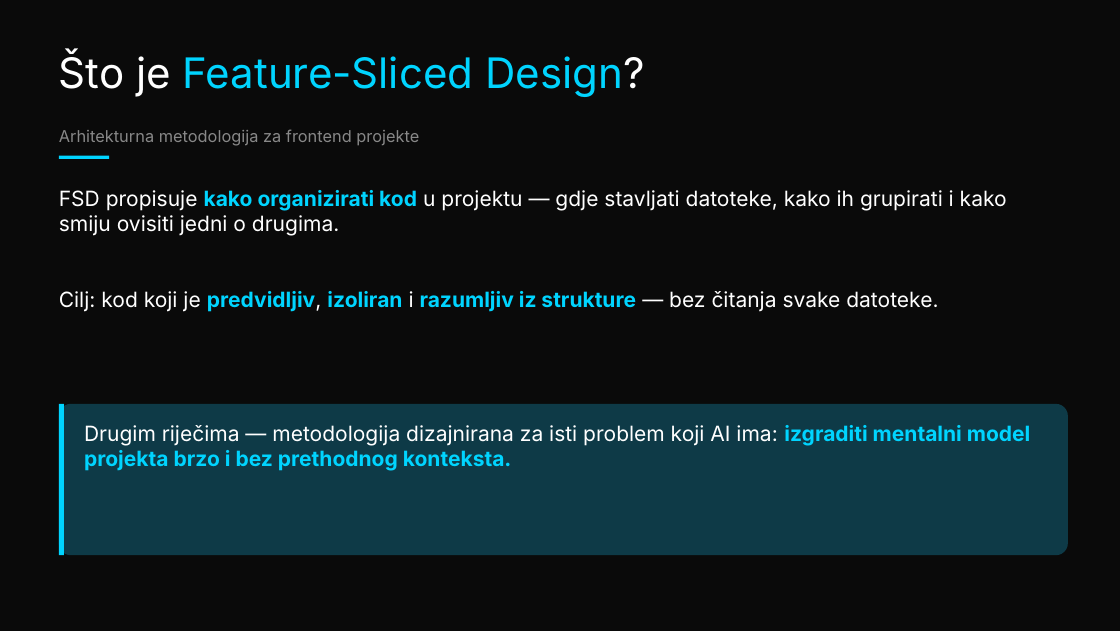
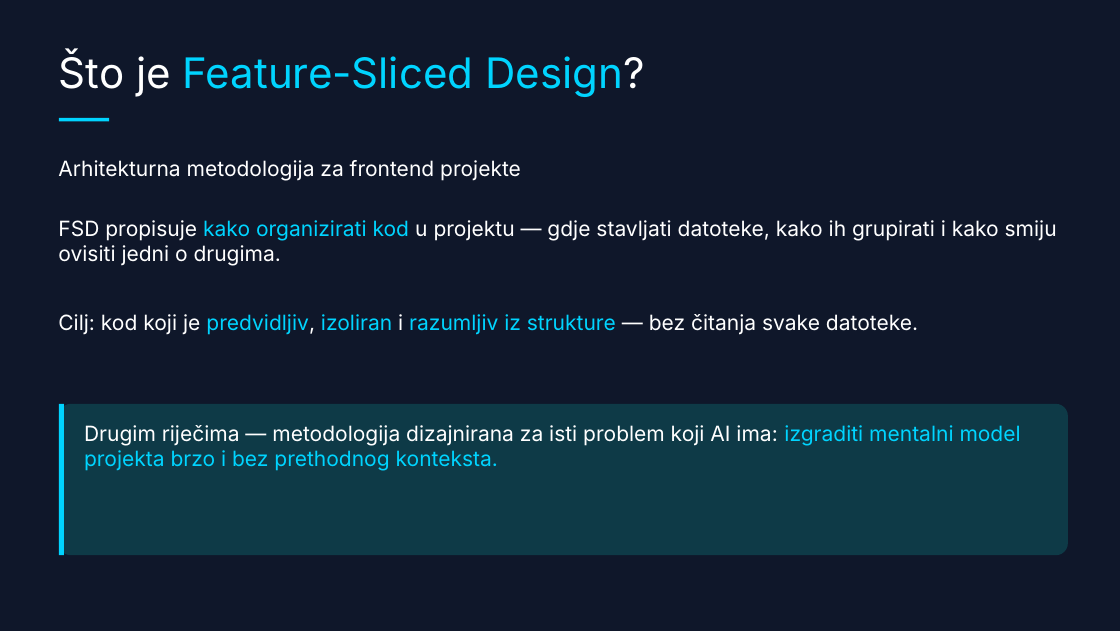
Before and after one commit to doksara/debug-presentation, a slide deck: slide 25 of frontend-arhitektura--dark-tech-with-fsd.pptx (slide 27 before the commit). Drawn at 1120x631 pixels with LibreOffice and Linux fonts; fonts in the diff are those of the drawing. Boxes give left, top, right and bottom in pixels: in the first picture for what was removed or moved away, otherwise in the second. Text is boxed around its words. In the diff, an @@ line names an element or a change of style, - is before the commit and + after.

```diff
--- a/frontend-arhitektura--dark-tech-with-fsd.pptx
+++ b/frontend-arhitektura--dark-tech-with-fsd.pptx
@@ background #0A0A0A to #0F172A @@
@@ rectangle: place and size @@
-rectangle at bbox=[59, 156, 109, 159]
+rectangle at bbox=[59, 118, 109, 121]
@@ text "Arhitekturna metodologija za frontend projekte": place and size @@
-text "Arhitekturna metodologija za frontend projekte" at bbox=[59, 129, 419, 146]
+text "Arhitekturna metodologija za frontend projekte" at bbox=[58, 160, 521, 181]
@@ text "Arhitekturna metodologija za frontend projekte" at bbox=[58, 160, 521, 181]: size 14 to 18 pt, text colour #888888 to #FFFFFF @@
@@ text "FSD propisuje kako organizirati kod ...": place and size @@
-text "FSD propisuje kako organizirati kod ..." at bbox=[59, 190, 1007, 236]
+text "FSD propisuje kako organizirati kod ..." at bbox=[58, 220, 1057, 266]
@@ text "FSD propisuje kako organizirati kod ..." at bbox=[58, 220, 1057, 266]: bold off in "kako organizirati kod" @@
@@ text "Cilj: kod koji je predvidljiv, ...": place and size @@
-text "Cilj: kod koji je predvidljiv, ..." at bbox=[59, 291, 938, 312]
+text "Cilj: kod koji je predvidljiv, ..." at bbox=[58, 314, 918, 335]
@@ text "Cilj: kod koji je predvidljiv, ..." at bbox=[58, 314, 918, 335]: bold off in "predvidljiv, izoliran razumljiv iz strukture" @@
@@ text "Drugim riječima — metodologija dizajnirana ..." at bbox=[84, 425, 1021, 471]: bold off in "izgraditi mentalni model projekta brzo i bez ..." @@
```
Also in this commit, not shown: 12 other slides changed, 4 slides added, 4 slides removed, 2 other files.
